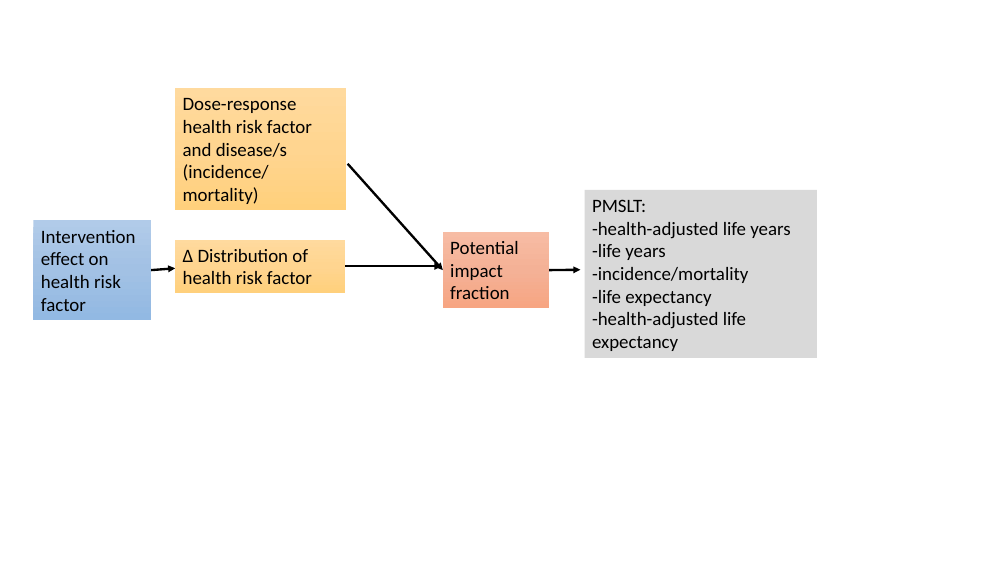
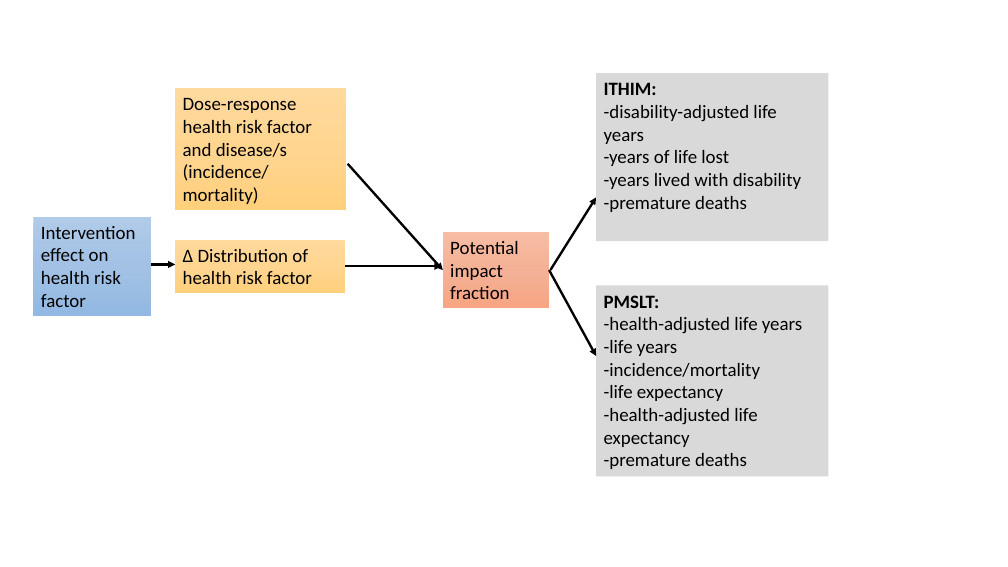
Before and after one commit to ITHIM/MSLT, a slide deck: slide 1 of structure/Basic model infrastructure.pptx. Drawn at 1008x567 pixels with LibreOffice and Linux fonts; fonts in the diff are those of the drawing. Boxes give left, top, right and bottom in pixels: in the first picture for what was removed or moved away, otherwise in the second. Text is boxed around its words. In the diff, an @@ line names an element or a change of style, - is before the commit and + after.

```diff
--- a/structure/Basic model infrastructure.pptx
+++ b/structure/Basic model infrastructure.pptx
@@ rectangle added at (x1=597, y1=73, x2=829, y2=241), fill #D9D9D9, 18 pt, text #000000 @@
+ITHIM:
+-disability-adjusted life years
+-years of life lost
+-years lived with disability
+-premature deaths
@@ arrow added from (551, 270) to (597, 197), #000000 2.25 pt @@
@@ rectangle "Intervention effect on health risk ..." moved from (x1=33, y1=221, x2=151, y2=320) to (x1=33, y1=217, x2=151, y2=316) @@
@@ arrow moved from (151, 270) - (175, 268) to (151, 265) - (175, 265) @@
@@ arrow moved from (549, 270) - (581, 270) to (549, 270) - (597, 356) @@
@@ rectangle "PMSLT:" resized from (x1=585, y1=190, x2=817, y2=358) to (x1=597, y1=286, x2=829, y2=476) @@
@@ text in rectangle at (x1=604, y1=295, x2=660, y2=308): bold on in "PMSLT:" @@
@@ text in rectangle at (x1=604, y1=453, x2=747, y2=469): paragraph added @@
+-premature deaths
```
Also in this commit, not shown: 5 other files.
